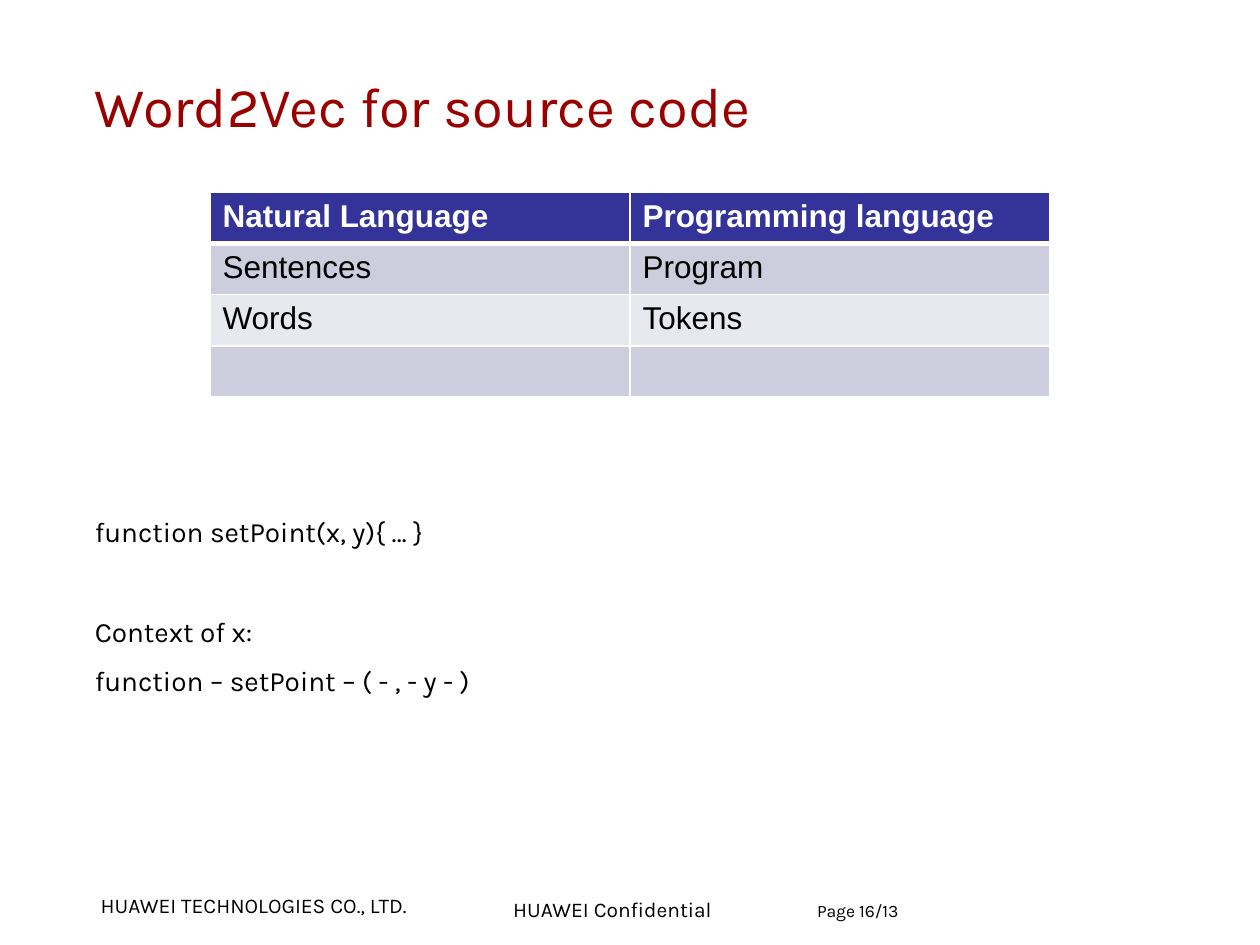
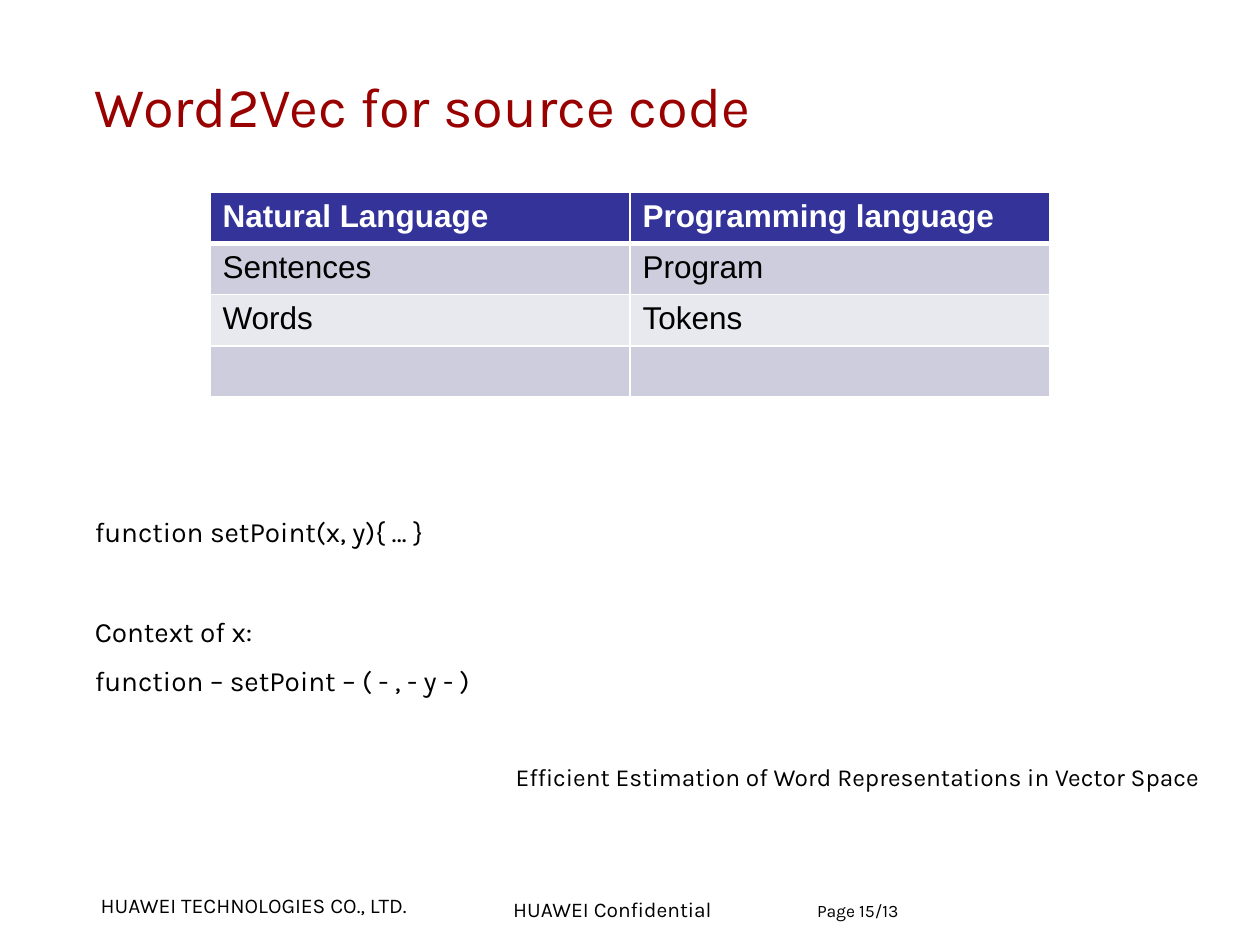
Before and after one commit to zuoqin/DeepBugs, a slide deck: slide 15 of materials/Project Presentation.pptx (slide 16 before the commit). Drawn at 1260x945 pixels with LibreOffice and Linux fonts; fonts in the diff are those of the drawing; background and template pictures are left out. Boxes give left, top, right and bottom in pixels: in the first picture for what was removed or moved away, otherwise in the second. Text is boxed around its words. In the diff, an @@ line names an element or a change of style, - is before the commit and + after.

```diff
--- a/materials/Project Presentation.pptx
+++ b/materials/Project Presentation.pptx
@@ text at <box>516,769,1199,792</box>: paragraph added @@
+Efficient Estimation of Word Representations in Vector Space
@@ page number at <box>817,904,898,922</box>: text changed @@
-Page 16/13
+Page 15/13
```
Also in this commit, not shown: 7 other slides changed, 3 slides added, 1 other file.
